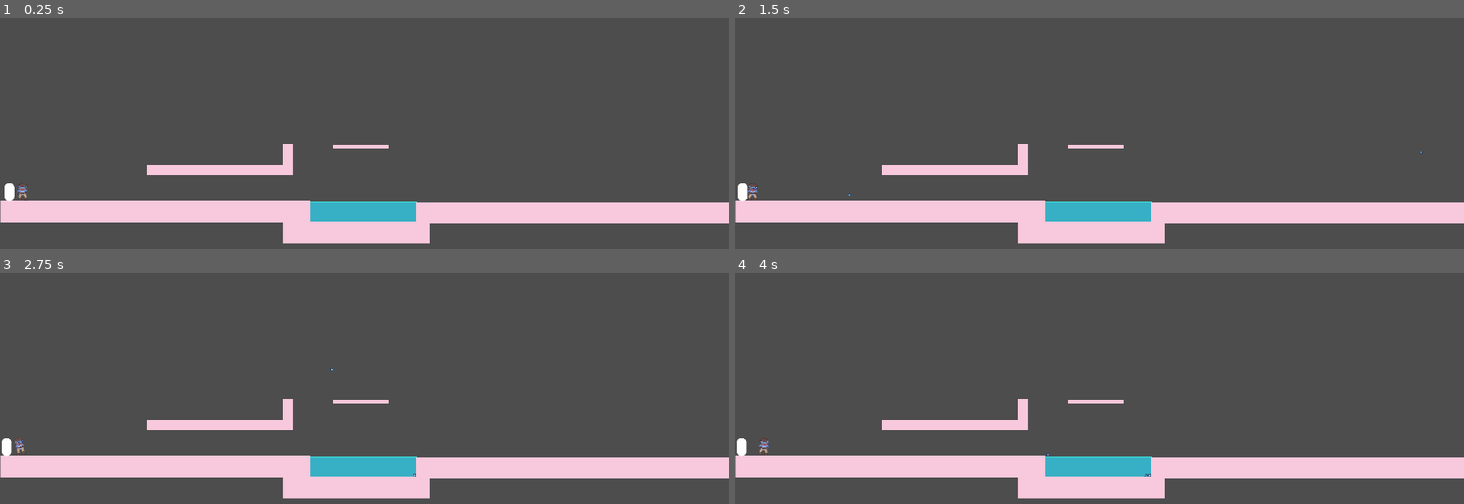
Above: before the commit, frames 1-4 (two rows, left to right).
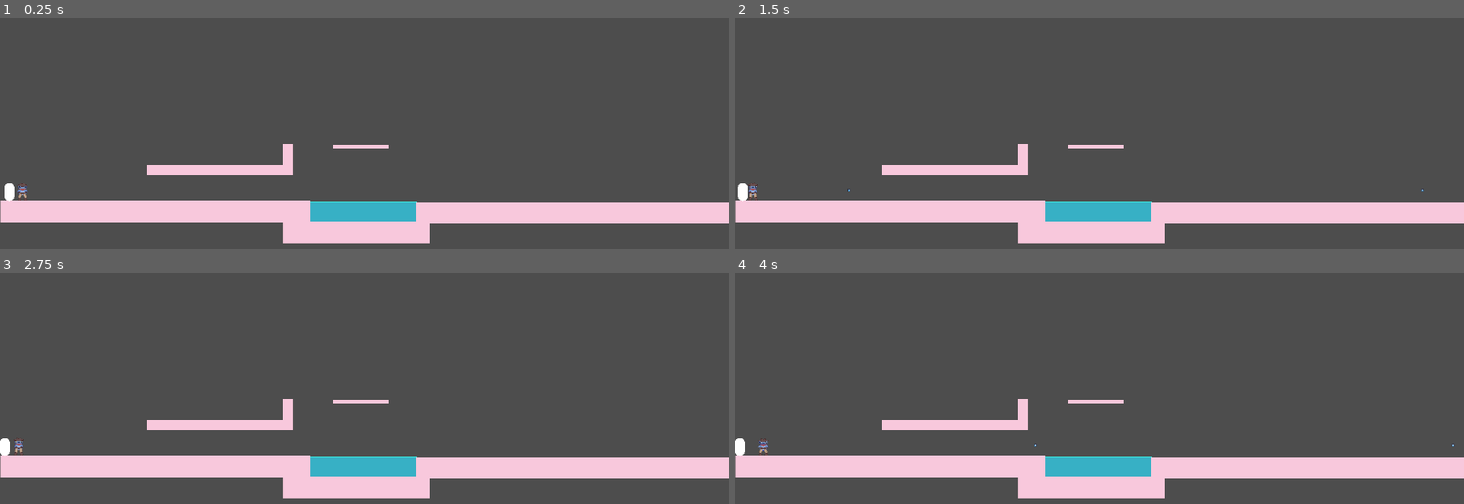
Above: after the commit, the same moments.

Repository: C0SMICSHARK/Pirate-Cats-and-Cowboy-Sharks
Game: Godot game, scene res://Scenes/TestScene_1.tscn
Same seed, same stepped clock (60 frames per second), same inputs: the game is played once before the commit and once after it. The engine's default icon, where the game draws it, is replaced by a stand-in: a white triangle on a blue panel in a dark square.
Inputs (mouse positions are in pixels of both pictures, inside the frame that each line leads up to):
- Up to frame 1 (0.25 s): no input
- Up to frame 2 (1.5 s): tap Enter at 0.5 s; move the mouse to (1259, 161) at 0.52 s; click (1259, 161) at 0.6 s; tap Space at 1.25 s; move the mouse to (953, 200) at 1.27 s; click (953, 200) at 1.35 s
- Up to frame 3 (2.75 s): tap Enter at 2 s; move the mouse to (437, 346) at 2.02 s; tap A (LEFT_P2) at 2.1 s; click (437, 346) at 2.3 s
- Up to frame 4 (4 s): tap Space at 2.75 s; move the mouse to (outside the picture) at 2.77 s; tap D (RIGHT_P2) at 2.85 s; click (outside the picture) at 3.05 s; tap Enter at 3.5 s; move the mouse to (1318, 497) at 3.52 s; click (1318, 497) at 3.6 s

The runs differ from the first frame. In frame 1, less than 0.1% of the frame differs, in the area x 2-4%, y 71-80%; in frame 2, less than 0.1%; in frame 3, 0.1%, in the area x 0-58%, y 41-89%; in frame 4, 0.1%.

Commit message:
Updated bullet functions

Diff:
--- a/Scenes/Bullet.tscn
+++ b/Scenes/Bullet.tscn
@@ -6,7 +6,7 @@
 [sub_resource type="CircleShape2D" id="CircleShape2D_pypll"]
 radius = 4.0
 
-[node name="CharacterBody2D" type="CharacterBody2D"]
+[node name="CharacterBody2D" type="CharacterBody2D" groups=["Projectile"]]
 script = ExtResource("1_14k46")
 
 [node name="Sprite2D" type="Sprite2D" parent="."]
--- a/Scenes/player_2.tscn
+++ b/Scenes/player_2.tscn
@@ -195,7 +195,7 @@
 position = Vector2(1.8125, 0.9750099)
 scale = Vector2(0.258125, 0.25812507)
 sprite_frames = SubResource("SpriteFrames_8os5a")
-animation = &"Idle"
+animation = &"Shoot"
 
 [node name="Hitbox" type="CollisionShape2D" parent="CharacterBody2D"]
 position = Vector2(-0.375, -0.3999939)
--- a/Scripts/Bullets.gd
+++ b/Scripts/Bullets.gd
@@ -6,8 +6,11 @@
 var speed=2000
 
 func _ready():
+	add_to_group("Projectile")#useful for breakable walls
 	global_position=pos
 	global_rotation=rota
 func _physics_process(_delta):
 	velocity=Vector2(speed,0).rotated(dir)
 	move_and_slide()
+	if velocity.x == 0:
+		queue_free()
--- a/Scripts/Player2.gd
+++ b/Scripts/Player2.gd
@@ -10,17 +10,31 @@
 
 func fire():
 	var Bullet=bullet_path.instantiate()
-	Bullet.dir=rotation
+	#Bullet.pos=$FiringPos.global_position
+	#Bullet.rota=global_rotation
+	#Makes the bullet travel the direction the player is facing
+	if $AnimatedSprite2D.flip_h:
+		$FiringPos.position.x = -17
+		Bullet.dir=3.14159
+	else:
+		$FiringPos.position.x = 17
+		Bullet.dir=0
+
 	Bullet.pos=$FiringPos.global_position
 	Bullet.rota=global_rotation
 	get_parent().add_child(Bullet)
+
+	#if Input.is_action_just_pressed("BREAK"):
+		#$AnimatedSprite2D.play("Shoot")
+	#else:
+		#$AnimatedSprite2D.play("Idle")
 
 func _physics_process(delta: float) -> void:
 	# Add the gravity.
 
 	if not is_on_floor():
 		velocity += get_gravity() * delta
-	look_at(get_global_mouse_position())
+	#look_at(get_global_mouse_position())
 	if Input.is_action_just_pressed("BREAK"):
 		fire()
 
@@ -43,5 +57,8 @@
 
 	if Input.is_action_just_pressed("RIGHT_P2"):
 		$AnimatedSprite2D.flip_h = false
+	if Input.is_action_just_pressed("BREAK"):
+		$AnimatedSprite2D.play("Shoot")
+
 
 	move_and_slide()
--- a/project.godot
+++ b/project.godot
@@ -23,6 +23,7 @@
 [global_group]
 
 can_interact_with_water=""
+Projectile=""
 
 [input]
 
